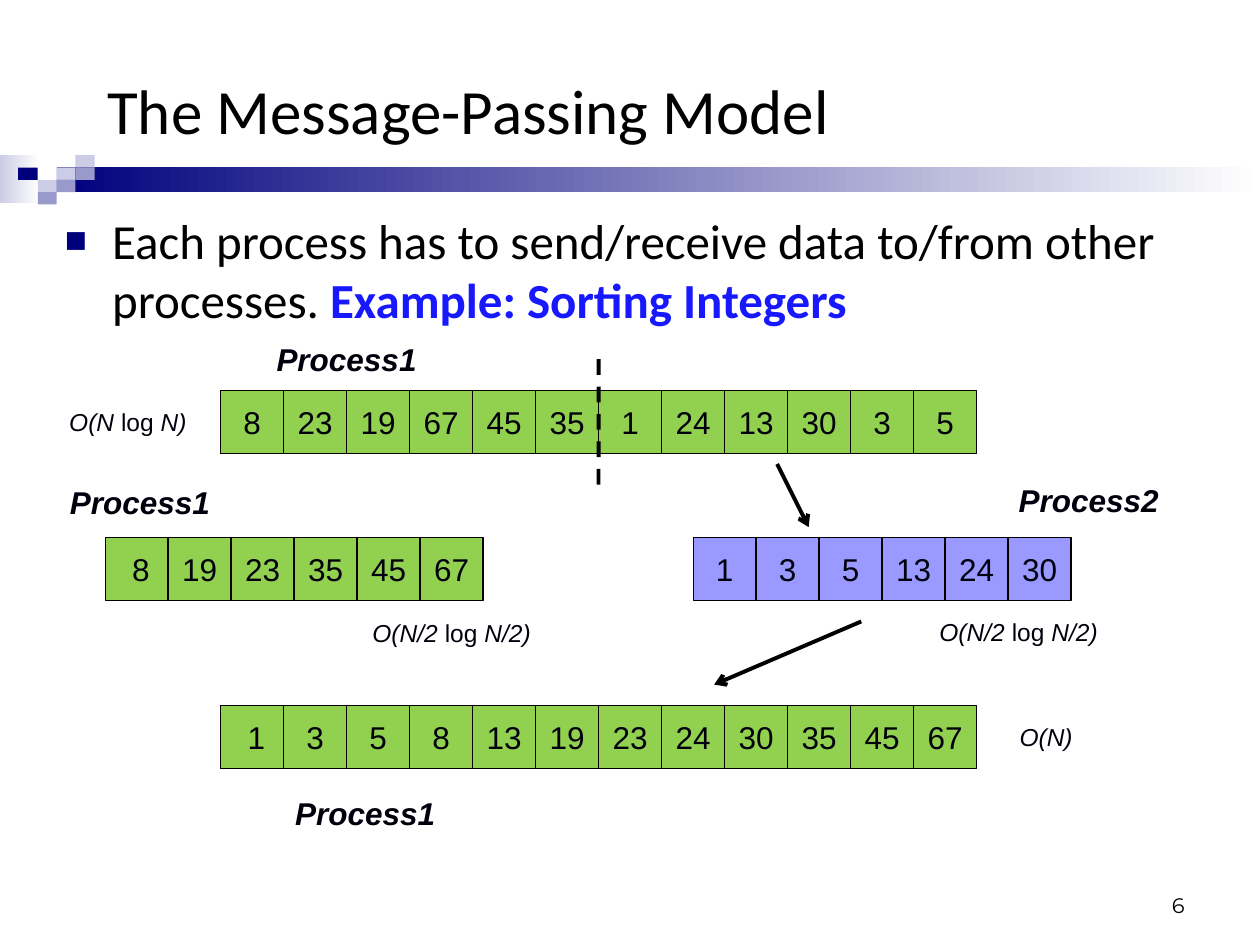
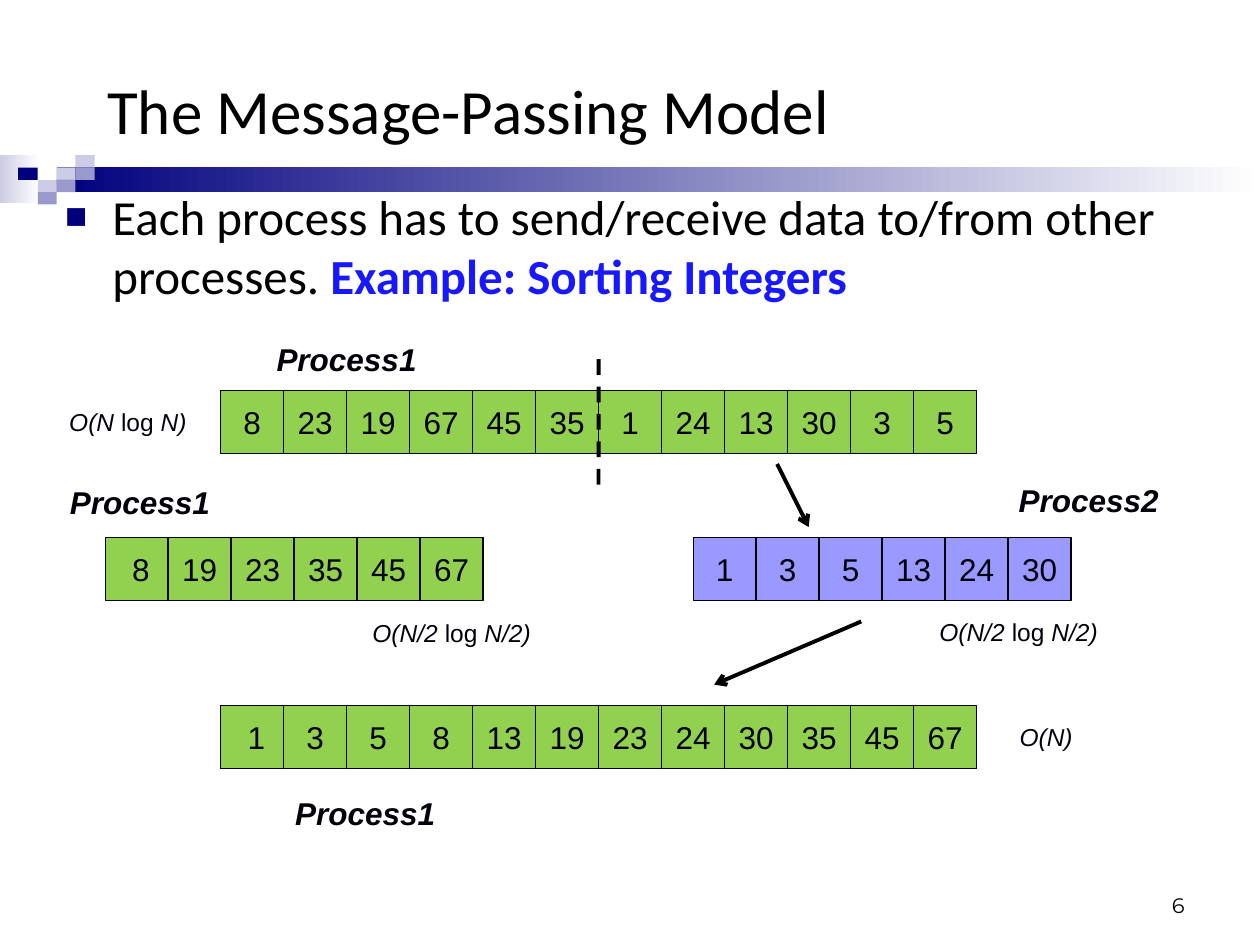
Before and after one commit to usiege/UCAS, a slide deck: slide 6 of 2-并行计算/lesson3/MPI_1_MPI_Basics.ppt. Drawn at 1260x945 pixels with LibreOffice and Linux fonts; fonts in the diff are those of the drawing; background and template pictures are left out. Boxes give left, top, right and bottom in pixels: in the first picture for what was removed or moved away, otherwise in the second. Text is boxed around its words. In the diff, an @@ line names an element or a change of style, - is before the commit and + after.

```diff
--- a/2-并行计算/lesson3/MPI_1_MPI_Basics.ppt
+++ b/2-并行计算/lesson3/MPI_1_MPI_Basics.ppt
@@ text "Each process has to send/receive ...": place and size @@
-text "Each process has to send/receive ..." at [112,225,1154,327]
+text "Each process has to send/receive ..." at [112,201,1154,303]
```
Also in this commit, not shown: 62 other slides changed, 3 other files.
